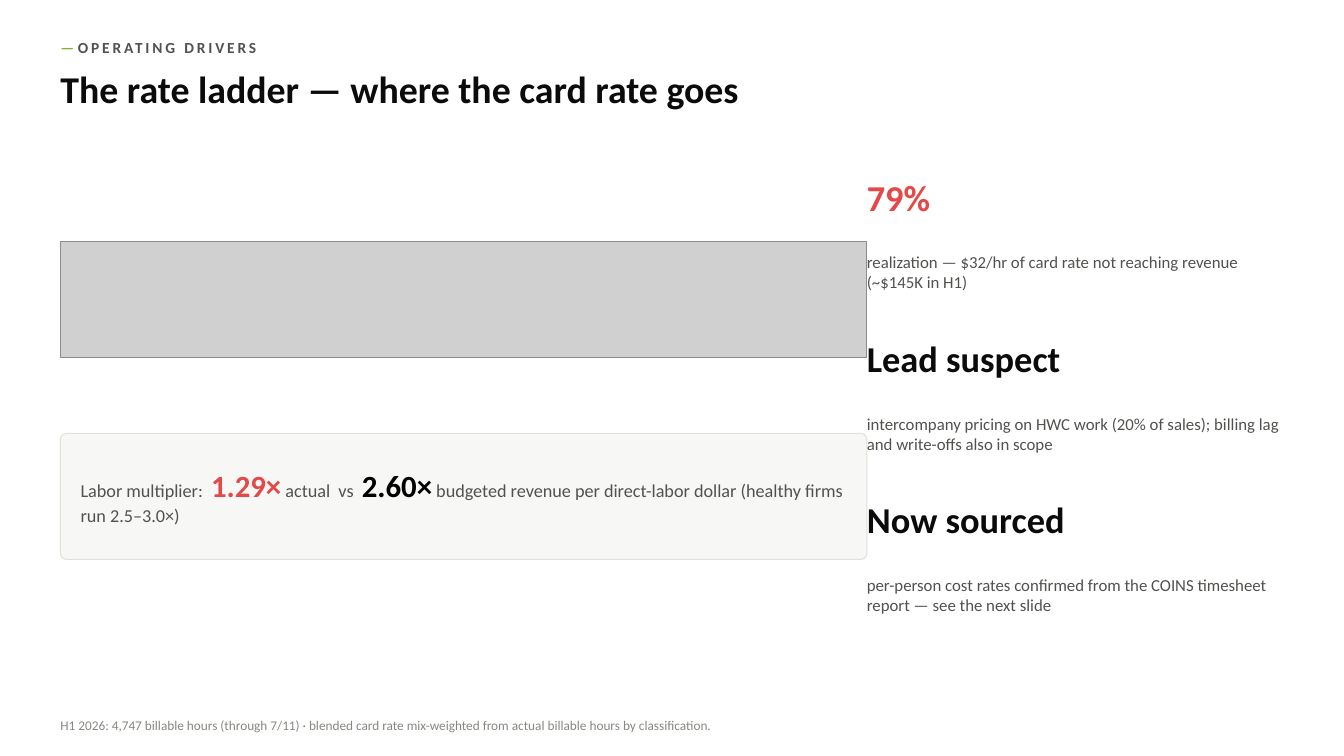
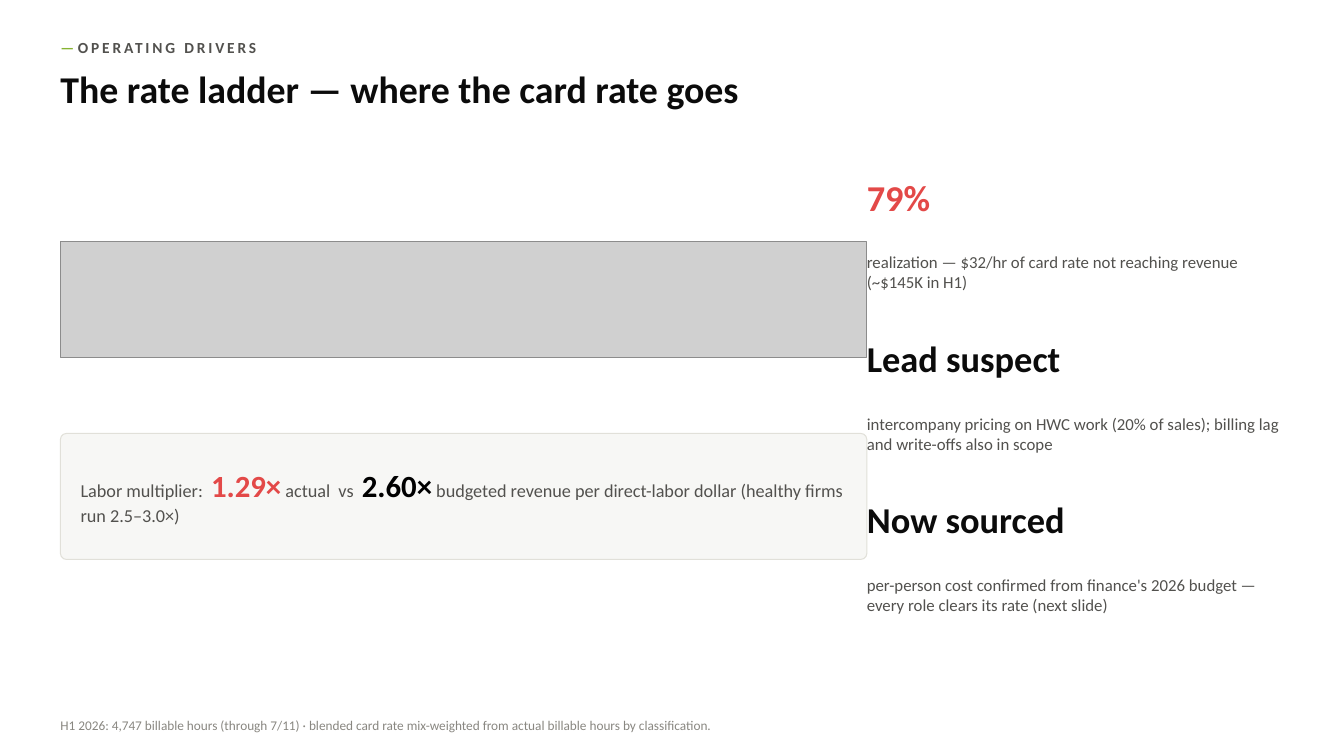
Before and after one commit to codlingjim-debug/CVR---Financial, a slide deck: slide 6 of reports/CVR_Deck_Jun2026.pptx. Drawn at 1344x756 pixels with LibreOffice and Linux fonts; fonts in the diff are those of the drawing; grey boxes stand for pictures. Boxes give left, top, right and bottom in pixels: in the first picture for what was removed or moved away, otherwise in the second. Text is boxed around its words. In the diff, an @@ line names an element or a change of style, - is before the commit and + after.

```diff
--- a/reports/CVR_Deck_Jun2026.pptx
+++ b/reports/CVR_Deck_Jun2026.pptx
@@ text at [867, 579, 1237, 614]: text changed @@
-per-person cost rates confirmed from the COINS timesheet report — see the next slide
+per-person cost confirmed from finance's 2026 budget — every role clears its rate (next slide)
```
Also in this commit, not shown: 1 other slide changed, 6 other files.
